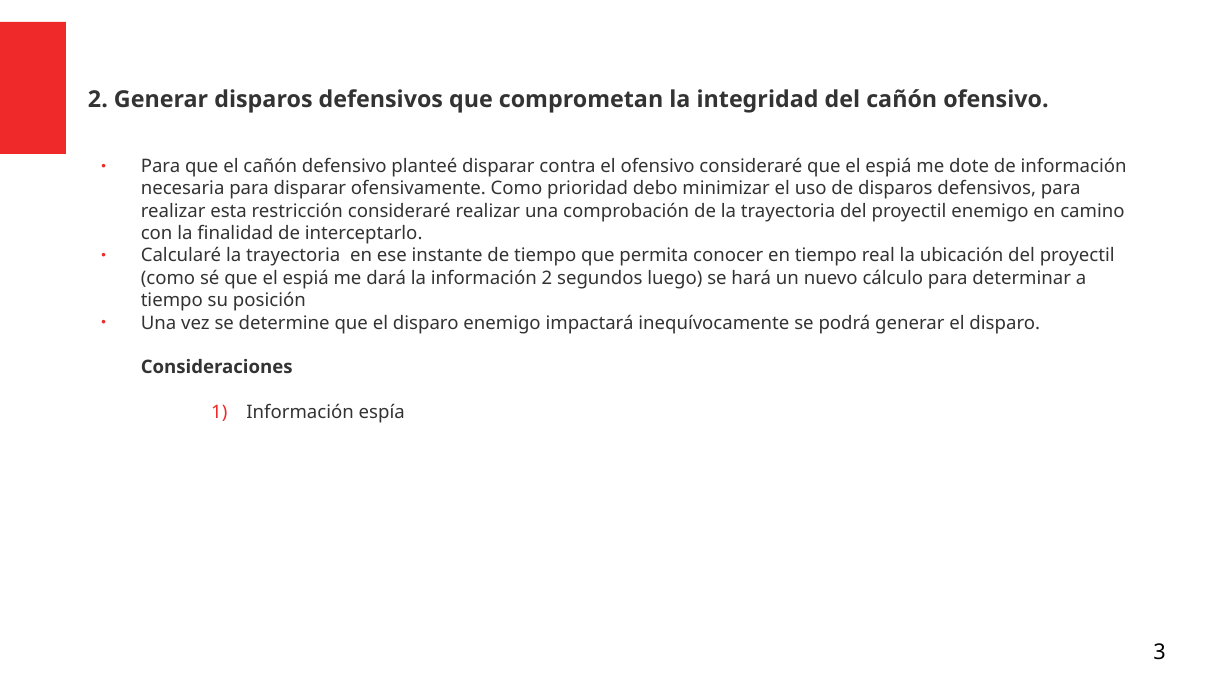
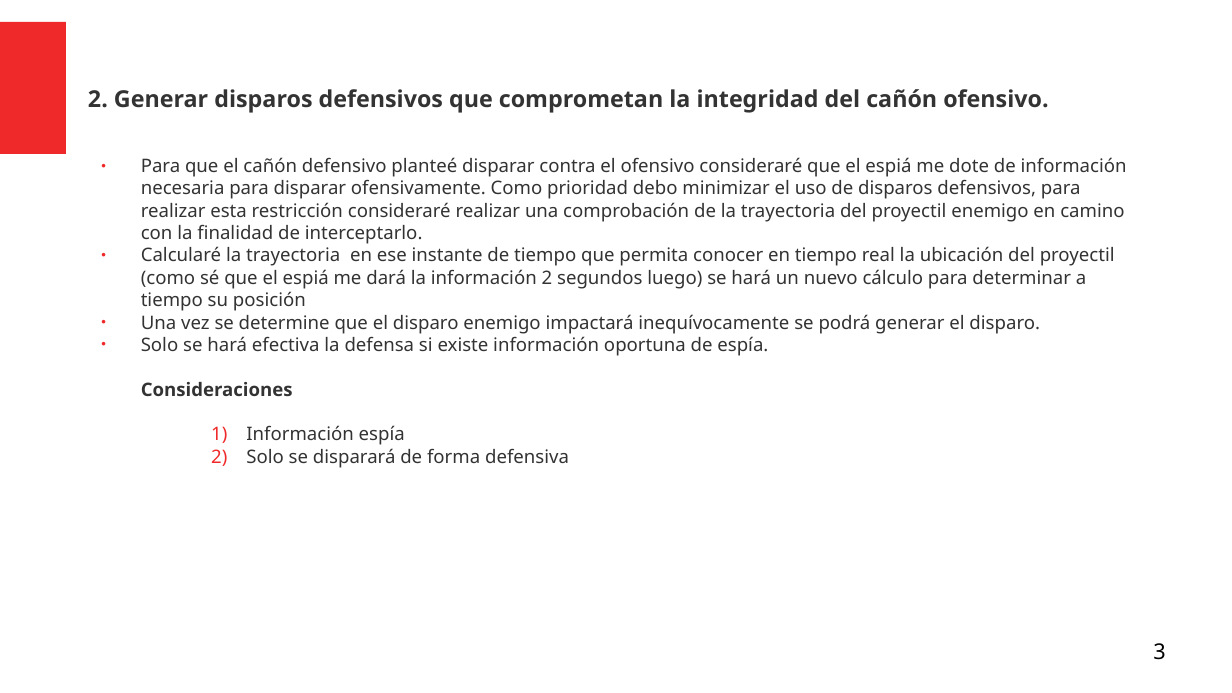
Before and after one commit to Julian-guillermo-zapata-rugeles/parcial-3, a slide deck: slide 3 of Analisis_Problema_Editable.odp. Drawn at 1232x693 pixels with LibreOffice and Linux fonts; fonts in the diff are those of the drawing. Boxes give left, top, right and bottom in pixels: in the first picture for what was removed or moved away, otherwise in the second. Text is boxed around its words. In the diff, an @@ line names an element or a change of style, - is before the commit and + after.

```diff
--- a/Analisis_Problema_Editable.odp
+++ b/Analisis_Problema_Editable.odp
@@ text at (141,333,768,356): paragraph added @@
+● Solo se hará efectiva la defensa si existe información oportuna de espía.
@@ text at (246,448,569,468): paragraph added @@
+    2) Solo se disparará de forma defensiva
```
Also in this commit, not shown: 1 slide added.
